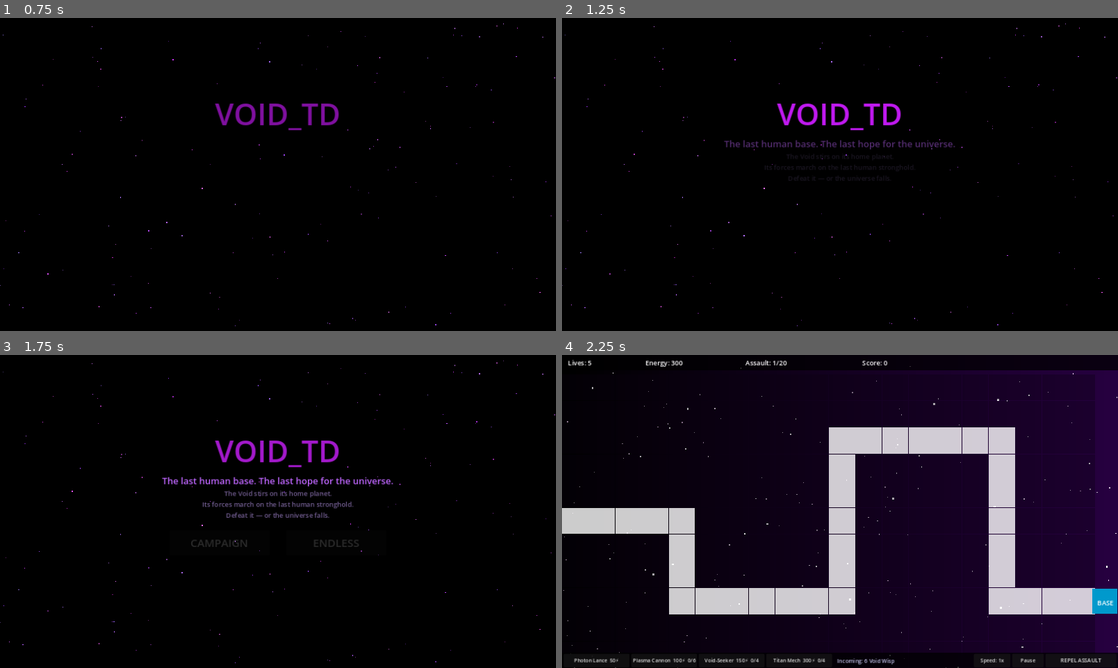
Above: before the commit, frames 1-4 (two rows, left to right).
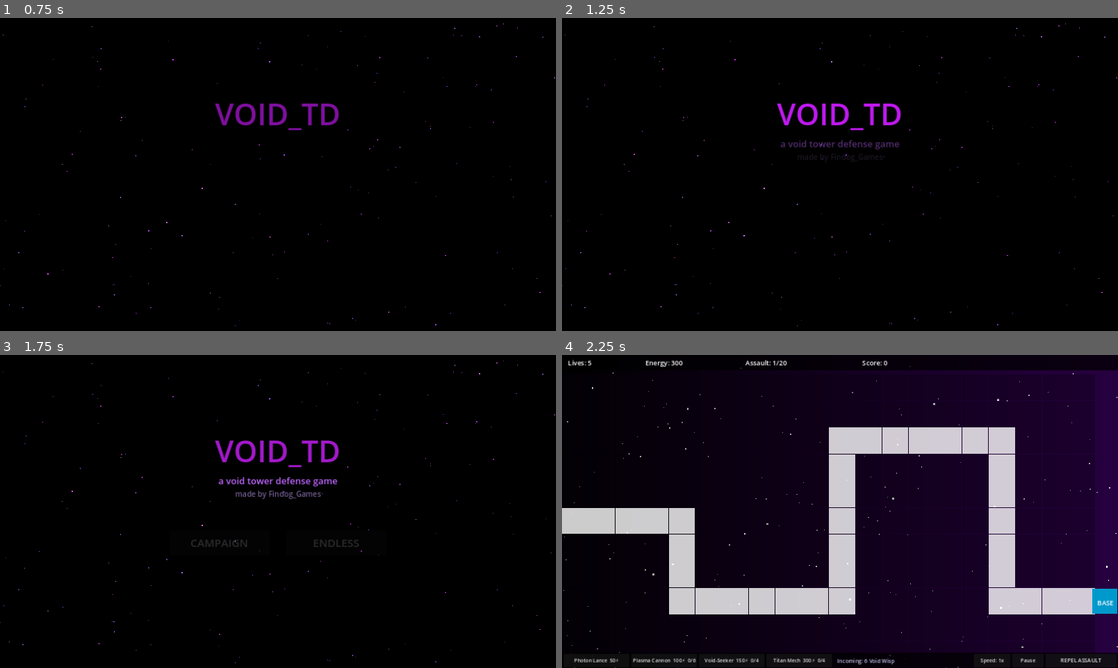
Above: after the commit, the same moments.

Repository: brew354/void_TD
Game: Godot game, scene res://Scenes/MenuScene.tscn
The game is run twice, just before and just after one commit, with the same random seed, the same clock (stepped at 60 frames per second) and the same inputs.
Inputs (mouse positions are in pixels of both pictures, inside the frame that each line leads up to):
- Up to frame 1 (0.75 s): tap Enter at 0.5 s; move the mouse to (400, 158) at 0.52 s; tap 1 at 0.6 s; click (400, 158) at 0.67 s
- Up to frame 2 (1.25 s): tap Space at 0.77 s
- Up to frame 3 (1.75 s): move the mouse to (166, 527) at 1.27 s; tap 2 at 1.35 s; click (166, 527) at 1.42 s; tap Space at 1.52 s
- Up to frame 4 (2.25 s): click "CAMPAIGN" at 2 s

Frame 1 is identical in both runs. In frame 2, 0.5% of the frame differs, in the area x 29-71%, y 38-52%; in frame 3, 1.2%; in frame 4, nothing differs.

Commit message:
Update menu subtitle and add Findog_Games credit
Co-Authored-By: Claude Sonnet 4.6 <noreply@anthropic.com>

Diff:
--- a/Void_TD/Scenes/MenuScene.gd
+++ b/Void_TD/Scenes/MenuScene.gd
@@ -39,7 +39,7 @@
 	add_child(_title)
 
 	var sub = Label.new()
-	sub.text = "The last human base. The last hope for the universe."
+	sub.text = "a void tower defense game"
 	sub.position = Vector2(0, 286)
 	sub.size = Vector2(1334, 36)
 	sub.horizontal_alignment = HORIZONTAL_ALIGNMENT_CENTER
@@ -48,16 +48,15 @@
 	sub.modulate.a = 0.0
 	add_child(sub)
 
-	# Lore blurb
-	var lore = Label.new()
-	lore.text = "The Void stirs on its home planet.\nIts forces march on the last human stronghold.\nDefeat it — or the universe falls."
-	lore.position = Vector2(0, 320)
-	lore.size = Vector2(1334, 72)
-	lore.horizontal_alignment = HORIZONTAL_ALIGNMENT_CENTER
-	lore.add_theme_font_size_override("font_size", 16)
-	lore.add_theme_color_override("font_color", Color(0.55, 0.45, 0.7))
-	lore.modulate.a = 0.0
-	add_child(lore)
+	var made_by = Label.new()
+	made_by.text = "made by Findog_Games"
+	made_by.position = Vector2(0, 320)
+	made_by.size = Vector2(1334, 36)
+	made_by.horizontal_alignment = HORIZONTAL_ALIGNMENT_CENTER
+	made_by.add_theme_font_size_override("font_size", 18)
+	made_by.add_theme_color_override("font_color", Color(0.55, 0.45, 0.7))
+	made_by.modulate.a = 0.0
+	add_child(made_by)
 
 	# Campaign button
 	var btn_campaign = Button.new()
@@ -108,7 +107,7 @@
 	var tween = create_tween().set_parallel(true)
 	tween.tween_property(_title,       "modulate:a", 1.0, 1.2)
 	tween.tween_property(sub,          "modulate:a", 1.0, 0.8).set_delay(0.9)
-	tween.tween_property(lore,         "modulate:a", 1.0, 0.8).set_delay(1.1)
+	tween.tween_property(made_by,      "modulate:a", 1.0, 0.8).set_delay(1.1)
 	tween.tween_property(btn_campaign, "modulate:a", 1.0, 0.8).set_delay(1.6)
 	tween.tween_property(btn_endless,  "modulate:a", 1.0, 0.8).set_delay(1.6)
 	tween.tween_property(lbl_c,        "modulate:a", 1.0, 0.8).set_delay(1.8)
